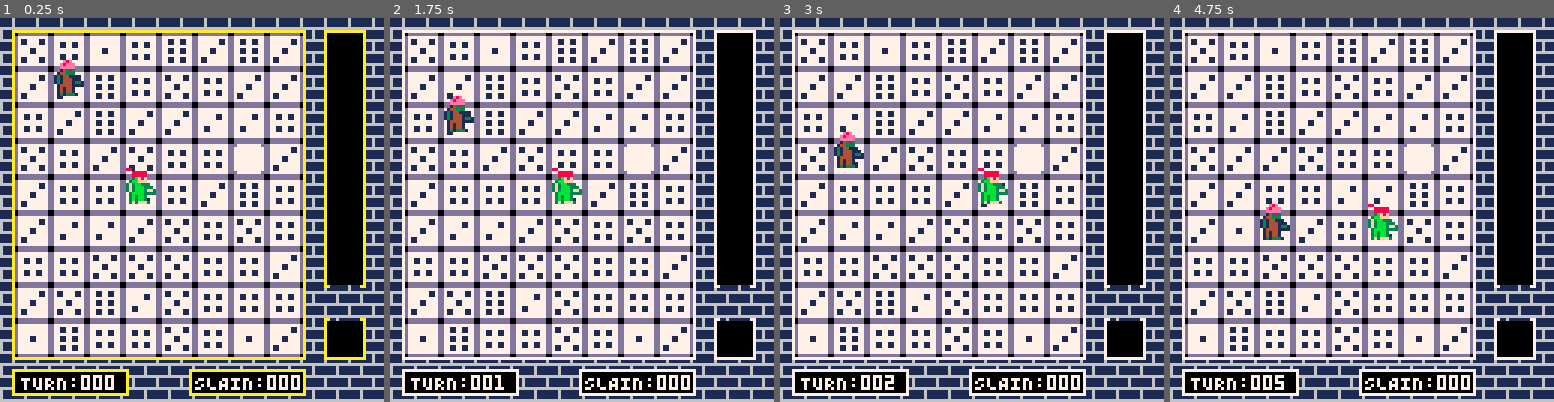
Above: before the commit, frames 1-4 (left to right).
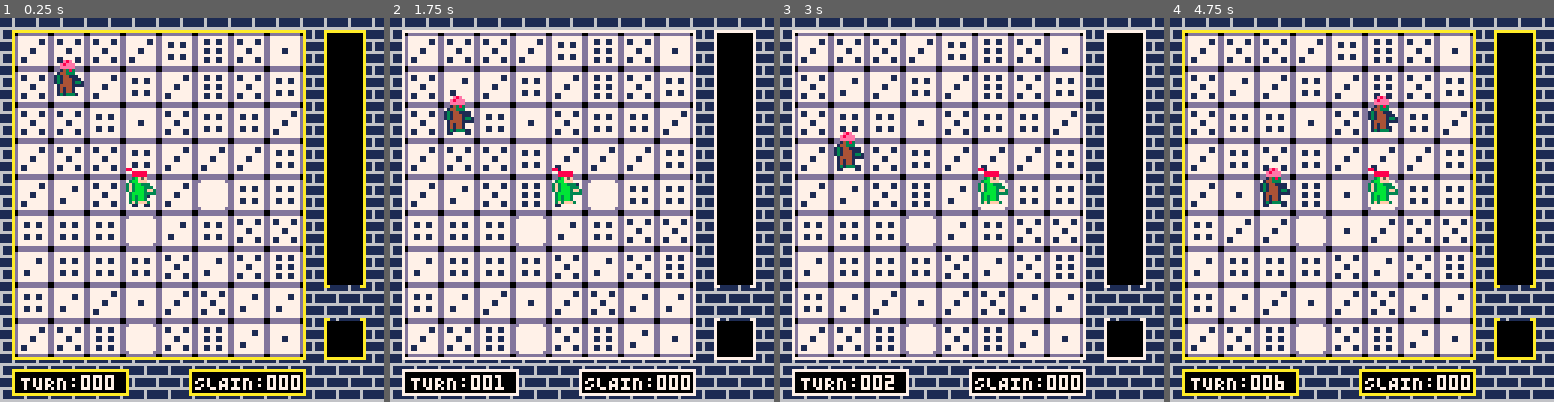
Above: after the commit, the same moments.

Repository: IAmBatby/diecastle
Game: PICO-8 cartridge diecastle.p8
The game is run twice, just before and just after one commit, with the same random seed, the same clock (stepped at 60 frames per second) and the same inputs.
Inputs:
- Up to frame 1 (0.25 s): no input
- Up to frame 2 (1.75 s): tap X (X key) at 0.33, 1.07 s; tap O (Z key) at 0.7, 1.7 s; hold Right from 1.6 s (still down)
- Up to frame 3 (3 s): tap X (X key) at 1.85, 2.97 s; release Right at 2.1 s; tap O (Z key) at 2.1, 2.5, 2.9 s; hold Up 2.15-2.42 s; hold Right from 2.47 s (still down)
- Up to frame 4 (4.75 s): release Right at 3.03 s; hold Left 3.08-3.58 s; tap O (Z key) every 0.4 s from 3.3 to 4.5 s; hold Down 3.63-3.97 s; hold Right 4.02-4.68 s; tap X (X key) at 4.08 s; hold Up from 4.73 s (still down)

The runs differ from the first frame. In frame 1, 7.0% of the frame differs, in the area x 5-78%, y 5-88%; in frame 2, 7.0%; in frame 3, 7.0%; in frame 4, 14%, in the area x 3-96%, y 3-99%.

Commit message:
Refactored Multiple Functions, Tile Spawning

Diff:
--- a/diecastle.lua
+++ b/diecastle.lua
@@ -10,6 +10,8 @@
     tilerowcount = 7
     tilecolumncount = 8
 
+    tilerespawncountmax = 5
+
     move={}
     move.x = 0
     move.y = 0
@@ -39,6 +41,7 @@
     tileupdateindex={}
 
     gameover = false
+    gameoversoundcheck = false
 
     StartGame()
 end
@@ -48,6 +51,9 @@
     GenerateLevel()
 
     music(0)
+
+    newturnrunning = false
+
     player={}
     player.x = 42
     player.y = 50
@@ -56,22 +62,12 @@
     player.sprbotx = 94
     player.sprboty = 11
     player.tileindex = 36
+
     tiles[player.tileindex].occopation = 1
-    playerturn = true
 
     enemies={}
 
     GenerateEnemy(1)
-    --GenerateDice(false, 5)
-    --GenerateDice(false, 4)
-    --GenerateDice(false, 1)
-    --GenerateDice(false, 3)
-    --GenerateDice(false, 6)
-    --GenerateDice(false, 1)
-    --GenerateDice(false, 1)
-    --GenerateDice(false, 1)
-    --GenerateDice(false, 1)
-    --GenerateDice(false, 1)
 end
 
 function GenerateBackground()
@@ -122,18 +118,28 @@
     tile={}
     tile.x = x
     tile.y = y
-    tile.value = flr(rnd(3)) + flr(rnd(3)) + flr(rnd(2)) + 1
+    tile.value = TileValueRoll()
     tile.sprite = tile.value
     tile.occopation = 0
+    tile.respawncount = 0
+
+    --If a tile is a lower value we roll a 50-50 chance of raising it's value, this is a balance choice to generally create higher value tiles
     if tile.value == 1 or 2 or 3 then
         if flr(rnd(2)) == 1 then
             tile.value += 1
         end
     end
+
     return(tile)
 
 end
 
+function TileValueRoll()
+    value = flr(rnd(3)) + flr(rnd(3)) + flr(rnd(2)) + 1
+    return(value)
+end
+
+--Unused as I prefer destroyed tiles to just be a type of tile rather than being nonexistent. this way the tiles array is always consistent with the board.
 function DestroyTile(x)
     rectfill(tiles[x].x,tiles[x].y,tiles[x].x + 11, tiles[x].y + 11)
     del(tiles, tiles[x])
@@ -160,7 +166,7 @@
 end
 
 function GenerateDice(random, notrandomvalue)
-    if #diceinventory < 9 then
+    if #diceinventory < 8 then
         dice={}
         dice.x = 0
         dice.y = 0
@@ -224,142 +230,190 @@
                 diceinventory[1].y = diceprimaryy
             end
         end
-    end
-end
-
-function GameState(z)
-    playerturn = false
+    else
+        sfx(14)
+    end
+end
+
+function NewTurn()
+    newturnrunning = true
+
     UpdateTiles()
+
+    if tiles[player.tileindex].value <= 0 then
+        gameover = true
+    end
 
     for tilei in all(tileupdateindex) do
         del(tileupdateindex, tilei)
     end
+
     add(tileupdateindex, player.tileindex)
-    --Enemy Turn
-    running = running
-    print(running)
-    if z == 1 then
-        if #enemies > 0 then
-            for enemyval in all(enemies) do
-                dirup = false
-                dirdown = false
-                dirleft = false
-                dirright = false
-
-                --If Player is to the right of the enemy
-                if tiles[player.tileindex].x > tiles[enemyval.tileindex].x then
-                    dirright = true
-                end
-                --If Player is to the left of the enemy
-                if tiles[player.tileindex].x < tiles[enemyval.tileindex].x then
-                    dirleft = true
-                end
-                --If Player is below the enemy
-                if tiles[player.tileindex].y > tiles[enemyval.tileindex].y then
-                    dirdown = true
-                end
-                --If Player is above the enemy
-                if tiles[player.tileindex].y < tiles[enemyval.tileindex].y then
-                    dirup = true
-                end
-
-                if dirup == true then
-                    if dirleft == true then
-                        if enemyval.ypreference == true then
-                            if Move(2, enemyval.tileindex).valid == true then
-                                enemyval.x += move.x
-                                enemyval.y += move.y
-                                enemyval.tileindex += move.tileindex
-                            end
-                        else
-                            if Move(0, enemyval.tileindex).valid == true then
-                                enemyval.x += move.x
-                                enemyval.y += move.y
-                                enemyval.tileindex += move.tileindex
-                            end
-                        end
-
-                    elseif dirright == true then
-                        if enemyval.ypreference == true then
-                            if Move(2, enemyval.tileindex).valid == true then
-                                enemyval.x += move.x
-                                enemyval.y += move.y
-                                enemyval.tileindex += move.tileindex
-                            end
-                        else
-                            if Move(1, enemyval.tileindex).valid == true then
-                                enemyval.x += move.x
-                                enemyval.y += move.y
-                                enemyval.tileindex += move.tileindex
-                            end
-                        end
-
+
+    UpdateEnemies()
+end
+
+function UpdateTiles()
+    countj = 1
+
+    for diceval in all(tileupdateindex) do
+        if tiles[tileupdateindex[countj]].value != 7 then
+            tiles[tileupdateindex[countj]].value -= 1
+            if tiles[tileupdateindex[countj]].value == 0 then
+                sfx(12)
+            end
+        end
+        countj += 1
+    end
+
+    countk = 1
+    for diceval2 in all(tiles) do
+        if diceval2.value < 0 then
+            diceval2.value = 0
+        end
+        if diceval2.value == 0 then
+            if diceval2.respawncount == tilerespawncountmax then
+                diceval2.value = TileValueRoll()
+                sfx(15)
+                diceval2.respawncount = 0
+            else
+                diceval2.respawncount += 1
+            end
+        end
+    end
+
+
+    if tiles[player.tileindex].value <= 0 then
+        gameover = true
+    end
+    inputlock = 0
+    turncount += 1
+    sfx(9)
+    newturnrunning = false
+end
+
+function UpdateEnemies()
+    if #enemies > 0 then
+        for enemyval in all(enemies) do
+            dirup = false
+            dirdown = false
+            dirleft = false
+            dirright = false
+
+            --If Player is to the right of the enemy
+            if tiles[player.tileindex].x > tiles[enemyval.tileindex].x then
+                dirright = true
+            end
+            --If Player is to the left of the enemy
+            if tiles[player.tileindex].x < tiles[enemyval.tileindex].x then
+                dirleft = true
+            end
+            --If Player is below the enemy
+            if tiles[player.tileindex].y > tiles[enemyval.tileindex].y then
+                dirdown = true
+            end
+            --If Player is above the enemy
+            if tiles[player.tileindex].y < tiles[enemyval.tileindex].y then
+                dirup = true
+            end
+
+            if dirup == true then
+                if dirleft == true then
+                    if enemyval.ypreference == true then
+                        if Move(2, enemyval.tileindex).valid == true then
+                            enemyval.x += move.x
+                            enemyval.y += move.y
+                            enemyval.tileindex += move.tileindex
+                        end
                     else
+                        if Move(0, enemyval.tileindex).valid == true then
+                            enemyval.x += move.x
+                            enemyval.y += move.y
+                            enemyval.tileindex += move.tileindex
+                        end
+                    end
+
+                elseif dirright == true then
+                    if enemyval.ypreference == true then
                         if Move(2, enemyval.tileindex).valid == true then
                             enemyval.x += move.x
                             enemyval.y += move.y
                             enemyval.tileindex += move.tileindex
                         end
-                    end
-
-                elseif dirdown == true then
-                    if dirleft == true then
-                        if enemyval.ypreference == true then
-                            if Move(3, enemyval.tileindex).valid == true then
-                                enemyval.x += move.x
-                                enemyval.y += move.y
-                                enemyval.tileindex += move.tileindex
-                            end
-                        else
-                            if Move(0, enemyval.tileindex).valid == true then
-                                enemyval.x += move.x
-                                enemyval.y += move.y
-                                enemyval.tileindex += move.tileindex
-                            end
-                        end
-                    elseif dirright == true then
-                        if enemyval.ypreference == true then
-                            if Move(3, enemyval.tileindex).valid == true then
-                                enemyval.x += move.x
-                                enemyval.y += move.y
-                                enemyval.tileindex += move.tileindex
-                            end
-                        else
-                            if Move(1, enemyval.tileindex).valid == true then
-                                enemyval.x += move.x
-                                enemyval.y += move.y
-                                enemyval.tileindex += move.tileindex
-                            end
-                        end
                     else
-                        if Move(3, enemyval.tileindex).valid == true then
-                            enemyval.x += move.x
-                            enemyval.y += move.y
-                            enemyval.tileindex += move.tileindex
-                        end
-                    end
-                elseif dirleft == true then
-                    if Move(0, enemyval.tileindex).valid == true then
+                        if Move(1, enemyval.tileindex).valid == true then
+                            enemyval.x += move.x
+                            enemyval.y += move.y
+                            enemyval.tileindex += move.tileindex
+                        end
+                    end
+
+                else
+                    if Move(2, enemyval.tileindex).valid == true then
                         enemyval.x += move.x
                         enemyval.y += move.y
                         enemyval.tileindex += move.tileindex
                     end
+                end
+
+            elseif dirdown == true then
+                if dirleft == true then
+                    if enemyval.ypreference == true then
+                        if Move(3, enemyval.tileindex).valid == true then
+                            enemyval.x += move.x
+                            enemyval.y += move.y
+                            enemyval.tileindex += move.tileindex
+                        end
+                    else
+                        if Move(0, enemyval.tileindex).valid == true then
+                            enemyval.x += move.x
+                            enemyval.y += move.y
+                            enemyval.tileindex += move.tileindex
+                        end
+                    end
                 elseif dirright == true then
-                    if Move(1, enemyval.tileindex).valid == true then
+                    if enemyval.ypreference == true then
+                        if Move(3, enemyval.tileindex).valid == true then
+                            enemyval.x += move.x
+                            enemyval.y += move.y
+                            enemyval.tileindex += move.tileindex
+                        end
+                    else
+                        if Move(1, enemyval.tileindex).valid == true then
+                            enemyval.x += move.x
+                            enemyval.y += move.y
+                            enemyval.tileindex += move.tileindex
+                        end
+                    end
+                else
+                    if Move(3, enemyval.tileindex).valid == true then
                         enemyval.x += move.x
                         enemyval.y += move.y
                         enemyval.tileindex += move.tileindex
                     end
                 end
-
-                if enemyval.tileindex == player.tileindex then
-                    gameover = true
-                end
-
-                add(tileupdateindex, enemyval.tileindex)
-            end
-        end
-    end
+            elseif dirleft == true then
+                if Move(0, enemyval.tileindex).valid == true then
+                    enemyval.x += move.x
+                    enemyval.y += move.y
+                    enemyval.tileindex += move.tileindex
+                end
+            elseif dirright == true then
+                if Move(1, enemyval.tileindex).valid == true then
+                    enemyval.x += move.x
+                    enemyval.y += move.y
+                    enemyval.tileindex += move.tileindex
+                end
+            end
+
+            if enemyval.tileindex == player.tileindex then
+                gameover = true
+            end
+
+            add(tileupdateindex, enemyval.tileindex)
+        end
+    end
+
     if enemyspawncount == enemyspawncountmax then
         GenerateEnemy(1)
         sfx(10)
@@ -372,6 +426,11 @@
     end
 
     countz = 1
+
+    --if  countz == #enemies then
+        --countz -= 1
+    --end
+
     if #enemies != 0 then
         for enemytwoval in all(enemies) do
             if tiles[enemies[countz].tileindex].value <= 0 then
@@ -385,34 +444,6 @@
             end
         end
     end
-
-    if tiles[player.tileindex].value <= 0 then
-        gameover = true
-    end
-end
-
-function UpdateTiles()
-    countj = 1
-    for diceval in all(tileupdateindex) do
-        if tiles[tileupdateindex[countj]].value != 7 then
-            tiles[tileupdateindex[countj]].value -= 1
-            if tiles[tileupdateindex[countj]].value == 0 then
-                sfx(12)
-            end
-        end
-        countj += 1
-    end
-
-    if  countz == #enemies then
-        countz -= 1
-    end
-    if tiles[player.tileindex].value <= 0 then
-        gameover = true
-    end
-    inputlock = 0
-    turncount += 1
-    sfx(9)
-    playerturn = true
 end
 
 function _update60()
@@ -423,13 +454,13 @@
             end
         end
         bordercolor = bordercolordefault
-        if playerturn == true then
+        if newturnrunning == false then
             if btn(controls.left) then
                 if Move(0, player.tileindex).valid == true then
                     player.y += move.y
                     player.x += move.x
                     player.tileindex += move.tileindex
-                    GameState(1)
+                    NewTurn()
                 end
             end
             if btn(controls.right) then
@@ -437,7 +468,7 @@
                     player.y += move.y
                     player.x += move.x
                     player.tileindex += move.tileindex
-                    GameState(1)
+                    NewTurn()
                 end
             end
             if btn(controls.up) then
@@ -445,7 +476,7 @@
                     player.y += move.y
                     player.x += move.x
                     player.tileindex += move.tileindex
-                    GameState(1)
+                    NewTurn()
                 end
             end
             if btn(controls.down) then
@@ -453,7 +484,7 @@
                     player.y += move.y
                     player.x += move.x
                     player.tileindex += move.tileindex
-                    GameState(1)
+                    NewTurn()
                 end
             end
             if btn(controls.a) then
@@ -539,8 +570,11 @@
 
 
     if gameover then
+        if gameoversoundcheck == false then
+            sfx(8)
+            gameoversoundcheck = true
+        end
         music(-1)
-        sfx(8)
         debugtext = ""
         rectfill(0,0,128,128,8)
         print("GAME", 54, 48,7)
Not shown, changed: the sound effects (__sfx__) section of diecastle.p8
Not shown, added: foo.bin/foo.app/Contents/Frameworks/SDL2.framework/Frameworks/hidapi.framework/Versions/A/Resources/AUTHORS.txt
Not shown, added: foo.bin/foo.app/Contents/Frameworks/SDL2.framework/Frameworks/hidapi.framework/Versions/A/Resources/LICENSE.txt
Not shown, added: foo.bin/foo.app/Contents/Frameworks/SDL2.framework/Resources/License.txt
Not shown, added: foo.bin/foo.app/Contents/Frameworks/SDL2.framework/Resources/ReadMe.txt
Not shown, added: foo.bin/foo.app/Contents/Frameworks/SDL2.framework/Versions/A/Frameworks/hidapi.framework/Versions/A/Resources/AUTHORS.txt
Not shown, added: foo.bin/foo.app/Contents/Frameworks/SDL2.framework/Versions/A/Frameworks/hidapi.framework/Versions/A/Resources/LICENSE.txt
Not shown, added: foo.bin/foo.app/Contents/Frameworks/SDL2.framework/Versions/A/Resources/License.txt
Not shown, added: foo.bin/foo.app/Contents/Frameworks/SDL2.framework/Versions/A/Resources/ReadMe.txt
Not shown, added: foo.bin/foo.app/Contents/Frameworks/SDL2.framework/Versions/Current/Frameworks/hidapi.framework/Versions/A/Resources/AUTHORS.txt
Not shown, added: foo.bin/foo.app/Contents/Frameworks/SDL2.framework/Versions/Current/Frameworks/hidapi.framework/Versions/A/Resources/LICENSE.txt
Not shown, added: foo.bin/foo.app/Contents/Frameworks/SDL2.framework/Versions/Current/Resources/License.txt
(and 201 more such lines)
